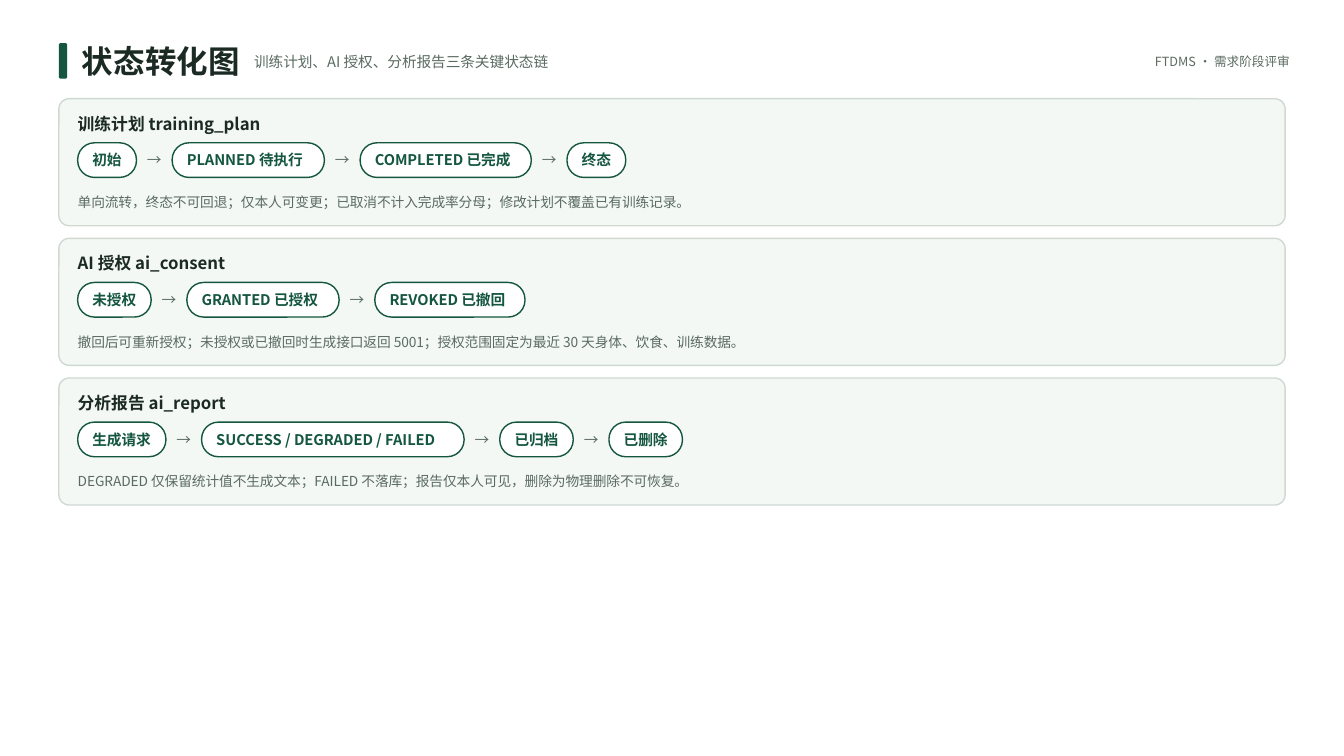
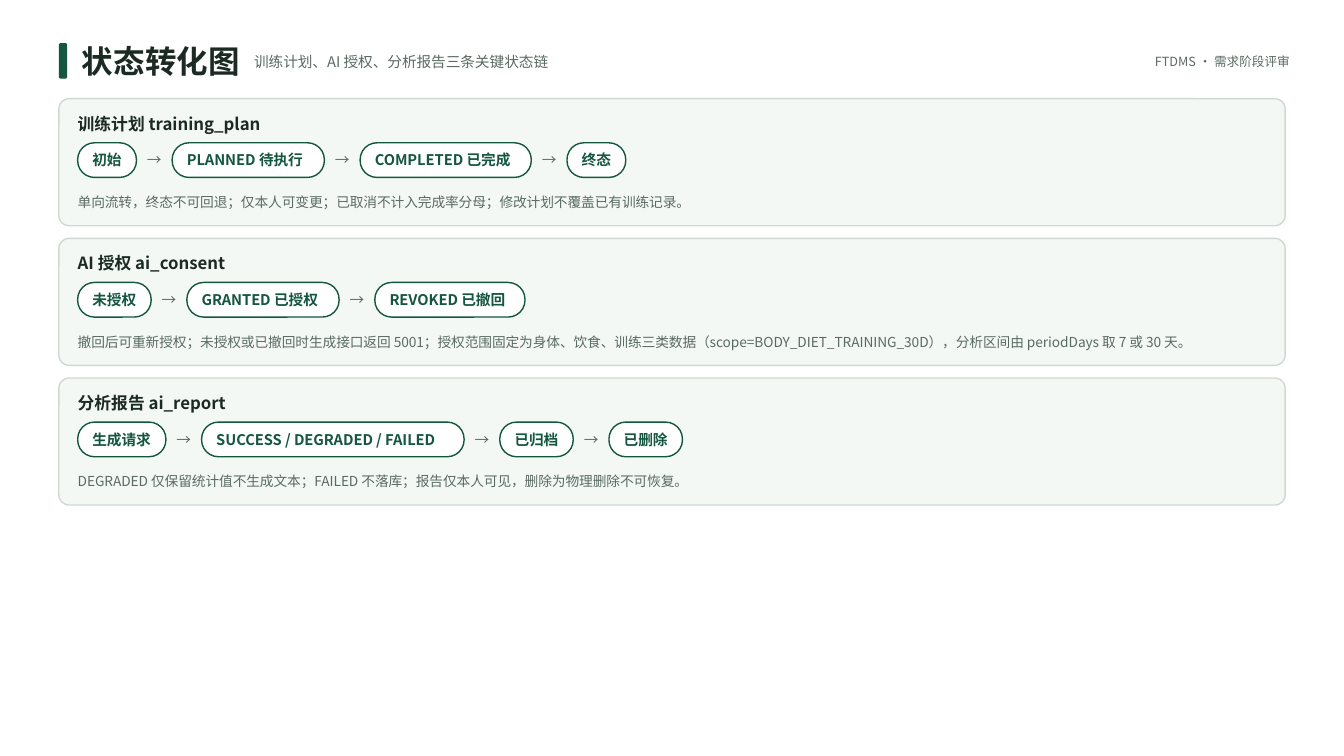
Before and after one commit to dianwanyue/fitness-training-diet, a slide deck: slide 13 of docs/需求分析/健身训练与饮食管理系统_需求阶段评审.pptx. Drawn at 1344x756 pixels with LibreOffice and Linux fonts; fonts in the diff are those of the drawing. Boxes give left, top, right and bottom in pixels: in the first picture for what was removed or moved away, otherwise in the second. Text is boxed around its words. In the diff, an @@ line names an element or a change of style, - is before the commit and + after.

Commit message:
docs: 统一 SDP / SRS / 评审 PPT 的跨文档口径
一、互相引用的版本对齐
- SRS 引用文件：第一阶段说明书 v1.1→v1.3、SDP V1.4→V1.6；1.2 基线与 V1.3 修订记录同步
- SDP 1.5 基线 / 第 2 章引用文件 / 3.2 交付文档：接口文档 V1.2→V1.3、SRS→V1.3、第一阶段→v1.3、
  技术版本锁定表→v1.3、ECharts 引用 5.5.x→6.x
- 第一阶段说明书升 v1.3（2026-11-07）：ECharts 5.5.x→6.x、Node 20 LTS→≥22.12（与实现一致），
  需求、接口与排期口径不变；README 索引同步为 v1.3

二、事实与统计口径
- PPT 第 3 页：当前节点 W5 / M2（10-25 起）→ W6 / M3（计划 11-08），卡片正文改为 11-04 联调完成后的状态
- PPT 第 17 页：下阶段计划 W6–W9 → W6 收尾—W9，W6 标注 11-04 已完成本地联调、M3 按计划 11-08 验收
- PPT 第 11 页：user_account 归属「其余 11 张表」→「7 张私有表」，与 SRS E-R 图一致
- PPT 第 19 页：方文锦交付「8 个接口族 43 个接口的服务端实现」→「A–F、H 七族 36 个接口（G 族 7 个排 W7–W9）」
- PPT 第 16 页：配置管理基线接口文档 V1.1→V1.3，需求基线注明第一阶段说明书 v1.3
- PPT 第 4 页：会议纪要 10-14 一份 → 10-14 / 11-01 / 11-04 三份
- PPT 第 13 页：AI 授权范围改为 scope=BODY_DIET_TRAINING_30D + periodDays 7/30 的准确表述
- PPT 第 9 页：NFR-08 索引、NFR-09 AI 超时与 SRS 表 3-12 逐项对齐
- SDP 10.1：数据库字段「约 120 个」→「110 个」（按 schema.sql 实测）；3.2 中 SRS 内容要点补 E-R 图与功能建模
- SRS：开发环境 Node 20→Node.js ≥22.12 + Vite 7（与 3.11 一致）；1.3 附录说明补齐附录 A–D；
  表 4-1 补 NFR-12 行；5002 明确为「降级不返回」，与 FR-29 及 PPT「不可用即降级」一致

```diff
--- a/docs/需求分析/健身训练与饮食管理系统_需求阶段评审.pptx
+++ b/docs/需求分析/健身训练与饮食管理系统_需求阶段评审.pptx
@@ text at bbox=[78, 335, 1191, 350]: text changed @@
-撤回后可重新授权；未授权或已撤回时生成接口返回 5001；授权范围固定为最近 30 天身体、饮食、训练数据。
+撤回后可重新授权；未授权或已撤回时生成接口返回 5001；授权范围固定为身体、饮食、训练三类数据（scope=BODY_DIET_TRAINING_30D），分析区间由 periodDays 取 7 或 30 天。
```
Also in this commit, not shown: 8 other slides changed, 4 other files.
